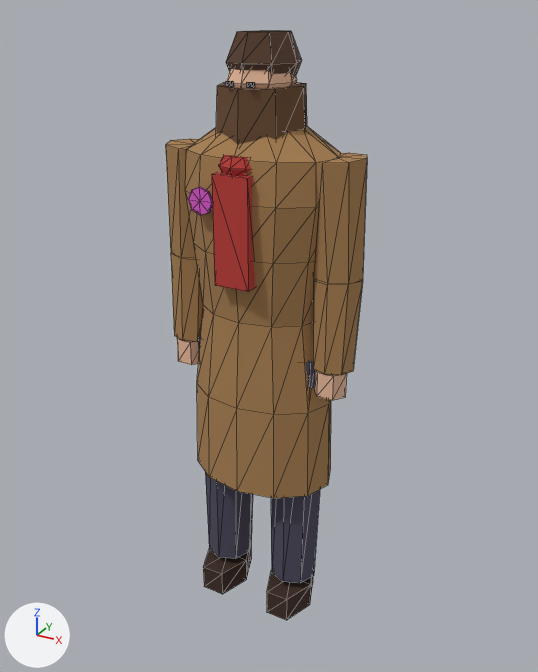
The glTF model assets/characters/miron.glb as it was, and as the next commit left it.
Camera for both pictures: a 50 mm lens placed at (0.956, -1.703, 1.775), pointed at (0.006, 0.024, 0.911). The axes (+X, +Y, +Z) are drawn at lower left. The lights are the same throughout. The picture after the commit comes second. Mesh edges are drawn as thin lines. Vertices at exactly the same position are counted once.

The scene before the commit, as lines of its bpy script (objects in view):
```python
me_figure = bpy.data.meshes.new('Figure')
me_figure.from_pydata(...)  # 420 vertices, 760 faces; spans x -0.29..0.29, y -0.17..0.16, z 0.04..1.72
me_figure.materials.append(mat_figure_atlas)  # picture img_figure_atlas
ob_figure = bpy.data.objects.new('Figure', me_figure)
ob_figure.location = (0.0, 0.0, 0.0)
```
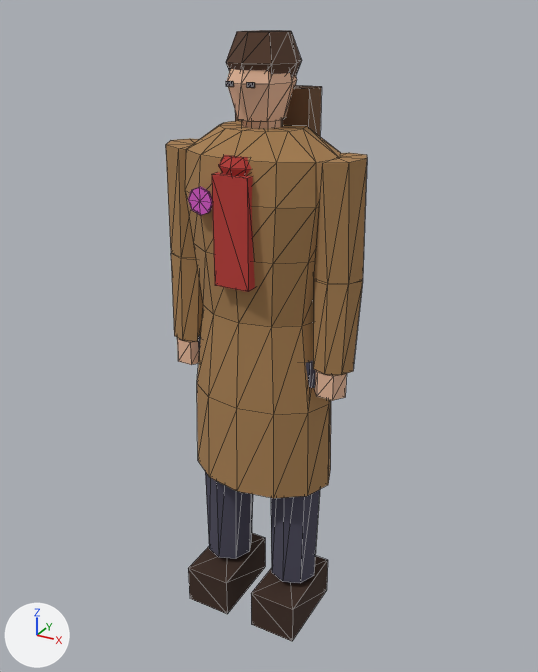
The change, as a list of edits to the scene's bpy script:
```text
Change me_figure:
    used by ob_figure; location = (0.0, 0.0, 0.0)
    remove me_figure.from_pydata(...)  # 420 vertices, 760 faces; spans x -0.29..0.29, y -0.17..0.16, z 0.04..1.72
    add me_figure.from_pydata(...)  # 404 vertices, 728 faces; spans x -0.29..0.29, y -0.17..0.16, z 0.0..1.72
    me_figure part 1: the loose piece of 10 vertices spanning x -0.05..0.05, y -0.17..-0.12, z 1.12..1.4 is copied, and the copy is scaled about its middle by (2.14, 1.67, 0.563), then moved by (0.0, 0.22, 0.25); it spans x -0.11..0.11, y 0.05..0.12, z 1.43..1.59
    me_figure part 2: the loose piece of 10 vertices spanning x -0.05..0.05, y -0.17..-0.12, z 1.12..1.4 is copied, and the copy is scaled about its middle by (1.43, 5.83, 0.438), then moved by (0.12, 0.11, -1.2); it spans x 0.05..0.19, y -0.16..0.09, z 0.0..0.13
    me_figure part 3: the loose piece of 10 vertices spanning x -0.05..0.05, y -0.17..-0.12, z 1.12..1.4 is copied, and the copy is scaled about its middle by (1.43, 5.83, 0.438), then moved by (-0.12, 0.11, -1.2); it spans x -0.19..-0.05, y -0.16..0.09, z 0.0..0.13
    me_figure part 4: the loose piece of 14 vertices spanning x 0.05..0.19, y -0.13..0.06, z 0.04..0.12 is deleted
    me_figure part 5: the loose piece of 14 vertices spanning x -0.19..-0.05, y -0.13..0.06, z 0.04..0.12 is deleted
    me_figure part 6
    18 vertices are removed from x -0.12..0.12, y -0.12..0.12, z 1.46..1.6
    40 faces are deleted
    8 new faces join them
```

Boxes [x1, y1, x2, y2] around the edits, measured in the pictures (538 x 672 px):
'Figure', reshaped: before [166, 30, 367, 620]; after [166, 30, 367, 641]
part 1 of me_figure, added (brown): after [235, 85, 322, 136]
part 2 of me_figure, added (brown): after [251, 556, 328, 641]
part 3 of me_figure, added (brown): after [188, 533, 265, 614]
part 4 of me_figure, deleted (brown): before [267, 570, 313, 620]
part 5 of me_figure, deleted (brown): before [203, 546, 251, 594]
part 6 of me_figure, cut back (brown): before [216, 82, 307, 145]
